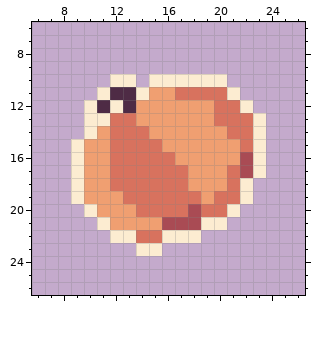
Pixel-art sprite, stored at src/Art/Pngs/Bullets/Pumpkin.png. The first picture shows the starting point.
The file is 32x32 pixels. Shown: x 6..26, y 6..26.
The same view after the edit:
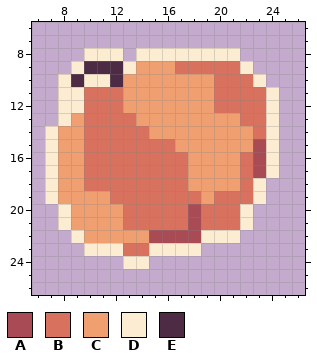
Palette (. is transparent): A #a94b54  B #d8725e  C #f09f71  D #fcecd1  E #4e2b45
Change:
Changed rows in their new state; - is an unchanged pixel.
first column x 7:
 8 ---DDD-DDDDDDDD---
 9 --DEEEDCCCBBBBBD--
10 -DEDDECCCCCCCBBBD-
11 -DDBBBCC--CCC-BBBD
12 -DDBBBC--------BBD
13 -DCBB--------CC-BD
14 DCCBB---------CCBD
15 DCCBB----B-----CAD
16 DCCBB-----B----BAD
17 DCCBB---------CBAD
18 DCCBB---------CBD-
19 DCC--B---------BD-
20 -DCC--B-------BD--
21 -DCCC-BBBBB-BBBD--
22 --DCCCCCAAAADDD---
23 ---DDDBB-DDD------
24 ------DD----------
